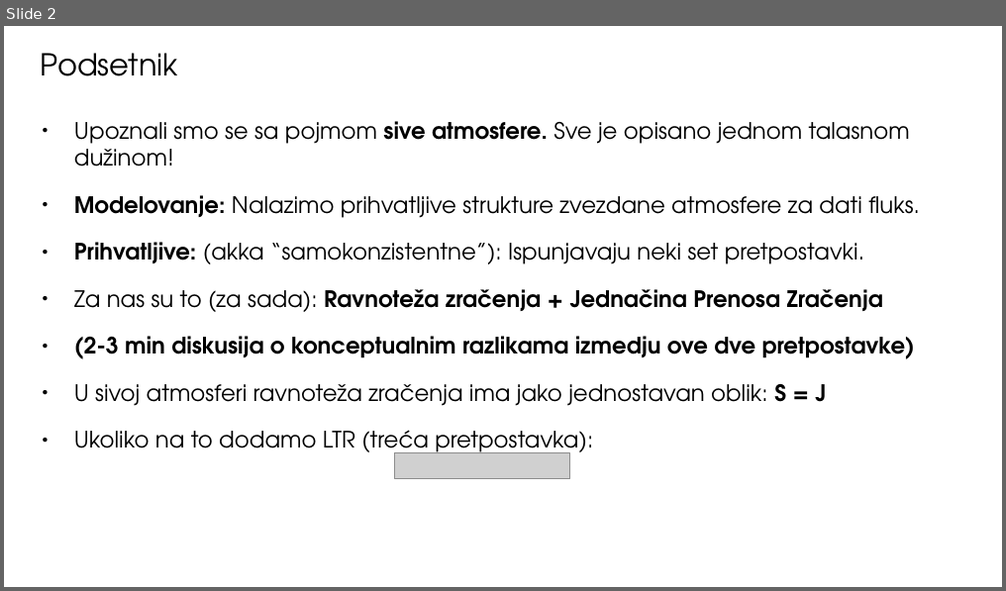
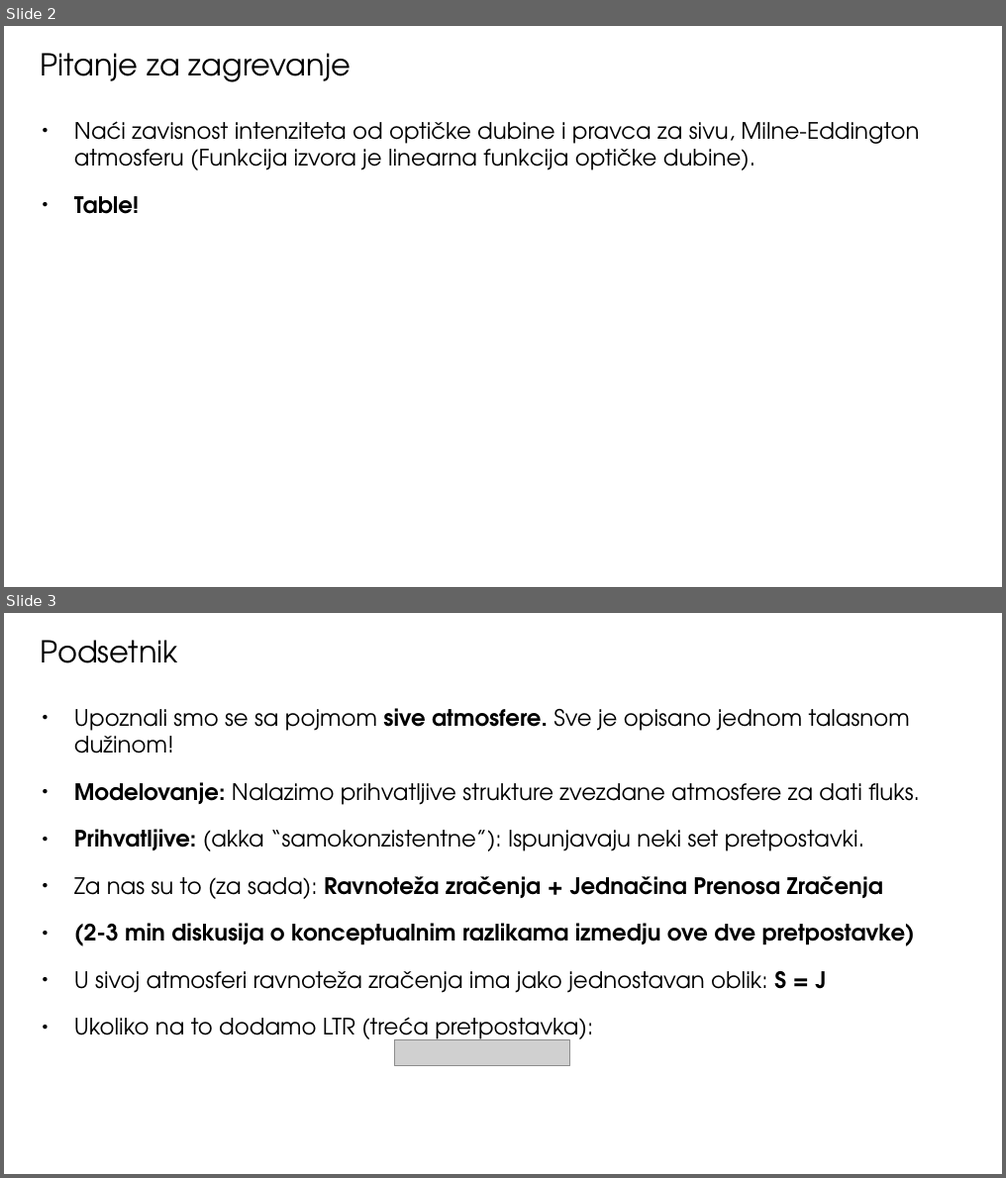
Before and after one commit to ivanzmilic/TZS_matf, a slide deck: Predavanja/Predavanje_06_Atmosfere_u_RZ.odp. Shown one above the other, each under a label of ours: slide 2 before the commit, slides 2 and 3 after it. The pictures are 1006x591 and 1006x1178 pixels, drawn with LibreOffice and Linux fonts; fonts in the diff are those of the drawing; grey boxes stand for pictures. Boxes give left, top, right and bottom in pixels: in the first picture for what was removed or moved away, otherwise in the second. Text is boxed around its words. In the diff, an @@ line names an element or a change of style, - is before the commit and + after.

```diff
--- a/Predavanja/Predavanje_06_Atmosfere_u_RZ.odp
+++ b/Predavanja/Predavanje_06_Atmosfere_u_RZ.odp
@@ slide 2 added at (4,26,1002,587), background #FFFFFF @@
@@ title added at (41,53,350,82), 24 pt, text #000000 @@
+Pitanje za zagrevanje
@@ text added at (74,121,919,214), 18 pt, text #000000 @@
+● Naći zavisnost intenziteta od optičke dubine i pravca za sivu, Milne-Eddington atmosferu (Funkcija izvora je linearna funkcija optičke dubine).
+● Table!
@@ what was slide 2 is now slide 3 @@
```
Also in this commit, not shown: 1 slide changed, 1 other file.
